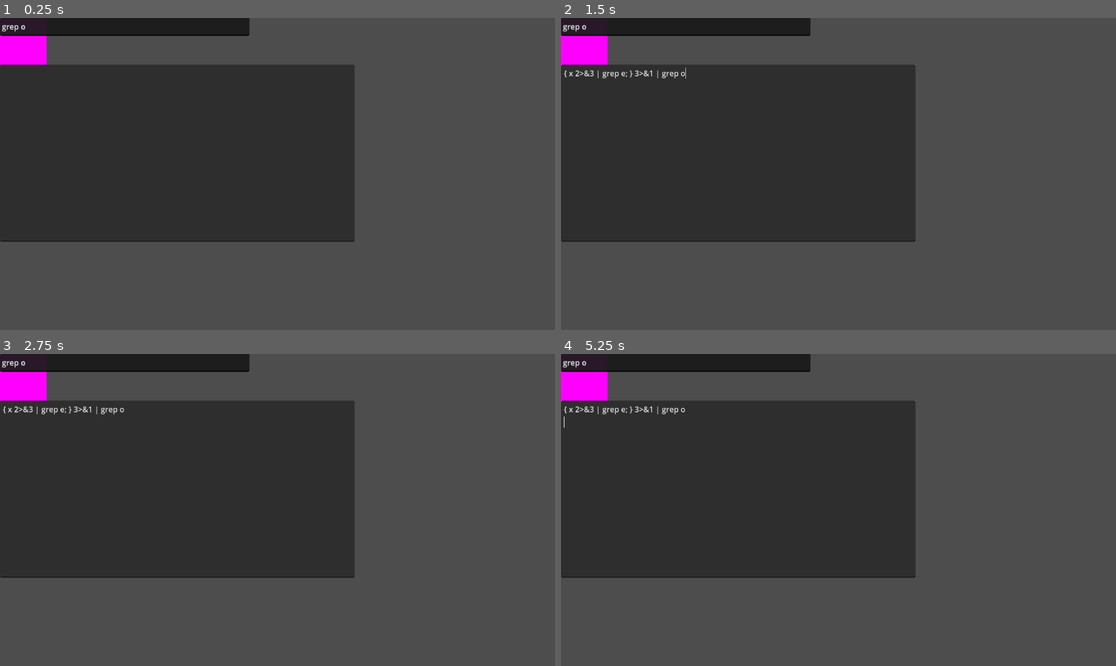
Above: before the commit, frames 1-4 (two rows, left to right).
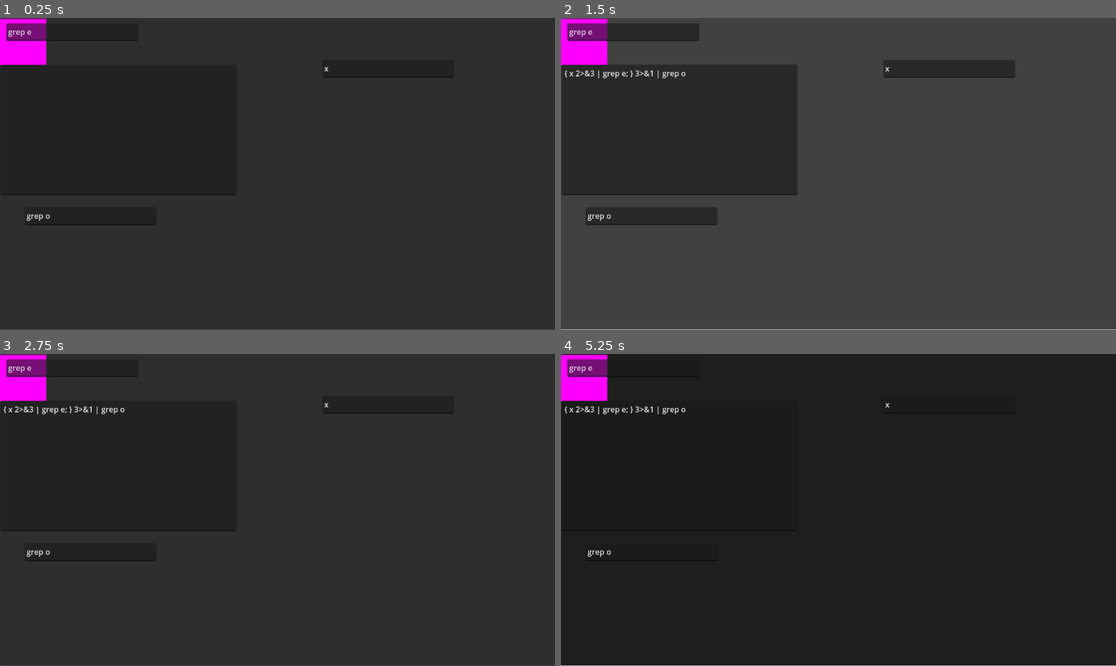
Above: after the commit, the same moments.

Repository: Ki11erRabbit/GUI-Shell
Game: Godot game, scene res://Shell/Shell.tscn
Same seed, same stepped clock (60 frames per second), same inputs: the game is played once before the commit and once after it.
Inputs (mouse positions are in pixels of both pictures, inside the frame that each line leads up to; where the layout moved, square brackets give the same spot in the first picture):
- Up to frame 1 (0.25 s): no input
- Up to frame 2 (1.5 s): click (583, 42) [583, 39] at 0.5 s; click (838, 174) at 1.27 s
- Up to frame 3 (2.75 s): click (22, 378) [22, 375] at 2 s
- Up to frame 4 (5.25 s): click (838, 510) at 2.77 s; click (583, 378) [583, 375] at 3.5 s; click (838, 510) at 4.27 s; tap Enter at 5 s; move the mouse to (960, 494) at 5.02 s; click (960, 494) at 5.17 s

The runs differ from the first frame. In frame 1, 61% of the frame differs, in the area x 0-100%, y 0-100%; in frame 2, 4.3%; in frame 3, 61%; in frame 4, 62%.

Commit message:
made the output window and nodes dragable

Diff:
--- a/Command/Command.gd
+++ b/Command/Command.gd
@@ -1,4 +1,4 @@
-extends Node2D
+extends CharacterBody2D
 
 class_name Command
 @export var command: String
@@ -40,3 +40,35 @@
 # Called every frame. 'delta' is the elapsed time since the previous frame.
 func _process(delta):
 	pass
+
+var draggingDistance
+var dir
+var dragging
+var newPosition = Vector2()
+var mouse_in = false
+
+func mouse_entered():
+	mouse_in = true
+
+func mouse_exited():
+	mouse_in = false
+
+
+func _physics_process(delta):
+	if dragging:
+		velocity = (newPosition - position) * Vector2(30, 30)
+		move_and_slide()
+
+func _input(event):
+	if event is InputEventMouseButton:
+		if event.is_pressed() && mouse_in:
+			draggingDistance = position.distance_to(get_viewport().get_mouse_position())
+			dir = (get_viewport().get_mouse_position() - position).normalized()
+			dragging = true
+			newPosition = get_viewport().get_mouse_position() - draggingDistance * dir
+		else:
+			dragging = false
+
+	elif event is InputEventMouseMotion:
+		if dragging:
+			newPosition = get_viewport().get_mouse_position() - draggingDistance * dir
--- a/Command/command.tscn
+++ b/Command/command.tscn
@@ -1,10 +1,27 @@
-[gd_scene load_steps=2 format=3 uid="uid://0yfnrrqghgqh"]
+[gd_scene load_steps=3 format=3 uid="uid://0yfnrrqghgqh"]
 
 [ext_resource type="Script" path="res://Command/Command.gd" id="1_iiphf"]
 
-[node name="Command" type="Node2D"]
+[sub_resource type="CapsuleShape2D" id="CapsuleShape2D_twjiu"]
+radius = 29.0
+height = 302.0
+
+[node name="Command" type="CharacterBody2D"]
+collision_layer = 2
+collision_mask = 0
+input_pickable = true
 script = ExtResource("1_iiphf")
 
 [node name="TextEdit" type="TextEdit" parent="."]
-offset_right = 518.0
-offset_bottom = 37.0
+offset_left = 13.0
+offset_top = 11.0
+offset_right = 287.0
+offset_bottom = 48.0
+
+[node name="CollisionShape2D" type="CollisionShape2D" parent="."]
+position = Vector2(152, 29)
+rotation = 1.5708
+shape = SubResource("CapsuleShape2D_twjiu")
+
+[connection signal="mouse_entered" from="." to="." method="mouse_entered"]
+[connection signal="mouse_exited" from="." to="." method="mouse_exited"]
--- a/Output/Output.gd
+++ b/Output/Output.gd
@@ -1,6 +1,8 @@
-extends Control
+extends CharacterBody2D
 
 signal compile
+
+
 
 # Called when the node enters the scene tree for the first time.
 func _ready():
@@ -19,3 +21,35 @@
 func set_text(str: String):
 	$CodeEdit.text = str
 	#$CodeEdit.set_code_hint("bash")
+
+var draggingDistance
+var dir
+var dragging
+var newPosition = Vector2()
+var mouse_in = false
+
+func mouse_entered():
+	mouse_in = true
+
+func mouse_exited():
+	mouse_in = false
+
+
+func _physics_process(delta):
+	if dragging:
+		velocity = (newPosition - position) * Vector2(30, 30)
+		move_and_slide()
+
+func _input(event):
+	if event is InputEventMouseButton:
+		if event.is_pressed() && mouse_in:
+			draggingDistance = position.distance_to(get_viewport().get_mouse_position())
+			dir = (get_viewport().get_mouse_position() - position).normalized()
+			dragging = true
+			newPosition = get_viewport().get_mouse_position() - draggingDistance * dir
+		else:
+			dragging = false
+
+	elif event is InputEventMouseMotion:
+		if dragging:
+			newPosition = get_viewport().get_mouse_position() - draggingDistance * dir
--- a/Output/Output.tscn
+++ b/Output/Output.tscn
@@ -1,33 +1,38 @@
-[gd_scene load_steps=3 format=3 uid="uid://0dvlw6s6ksl6"]
+[gd_scene load_steps=4 format=3 uid="uid://0dvlw6s6ksl6"]
 
 [ext_resource type="Script" path="res://Output/Output.gd" id="1_271wj"]
 
-[sub_resource type="PlaceholderTexture2D" id="PlaceholderTexture2D_inxdf"]
+[sub_resource type="PlaceholderTexture2D" id="PlaceholderTexture2D_lwhuk"]
 
-[node name="Output" type="Control"]
-layout_mode = 3
-anchors_preset = 15
-anchor_right = 1.0
-anchor_bottom = 1.0
-grow_horizontal = 2
-grow_vertical = 2
+[sub_resource type="RectangleShape2D" id="RectangleShape2D_tjkjg"]
+size = Vector2(395, 97)
+
+[node name="Output" type="CharacterBody2D"]
+position = Vector2(0, 36)
+input_pickable = true
 script = ExtResource("1_271wj")
 
+[node name="TextureButton" type="TextureButton" parent="."]
+offset_top = -35.0
+offset_right = 96.0
+offset_bottom = 62.0
+
+[node name="Sprite2D" type="Sprite2D" parent="TextureButton"]
+position = Vector2(48, 49)
+scale = Vector2(95.75, 95.75)
+texture = SubResource("PlaceholderTexture2D_lwhuk")
+
 [node name="CodeEdit" type="CodeEdit" parent="."]
-layout_mode = 0
-offset_top = 97.0
-offset_right = 736.0
-offset_bottom = 465.0
+offset_left = 1.0
+offset_top = 61.0
+offset_right = 491.0
+offset_bottom = 332.0
 code_completion_enabled = true
 
-[node name="TextureButton" type="TextureButton" parent="."]
-layout_mode = 0
-offset_right = 97.0
-offset_bottom = 97.0
+[node name="TitleBar" type="CollisionShape2D" parent="."]
+position = Vector2(293.5, 12.5)
+shape = SubResource("RectangleShape2D_tjkjg")
 
-[node name="Sprite2D" type="Sprite2D" parent="TextureButton"]
-position = Vector2(48.25, 48.25)
-scale = Vector2(97.5, 97.5)
-texture = SubResource("PlaceholderTexture2D_inxdf")
-
+[connection signal="mouse_entered" from="." to="." method="mouse_entered"]
+[connection signal="mouse_exited" from="." to="." method="mouse_exited"]
 [connection signal="pressed" from="TextureButton" to="." method="_on_texture_button_pressed"]
--- a/Shell/Shell.tscn
+++ b/Shell/Shell.tscn
@@ -14,13 +14,18 @@
 grow_vertical = 2
 script = ExtResource("1_m7mfy")
 
+[node name="Button" type="Button" parent="."]
+layout_mode = 0
+offset_right = 1153.0
+offset_bottom = 647.0
+
 [node name="Output" parent="." instance=ExtResource("2_yqh6r")]
-layout_mode = 1
 
 [node name="Context" type="Node2D" parent="."]
 script = ExtResource("3_8qpbt")
 
 [node name="Test" parent="Context" node_paths=PackedStringArray("stdout", "stderr") instance=ExtResource("4_gh245")]
+position = Vector2(656, 76)
 command = "x"
 stdout = NodePath("../grep e")
 stderr = NodePath("../grep o")
@@ -29,4 +34,5 @@
 command = "grep e"
 
 [node name="grep o" parent="Context" instance=ExtResource("4_gh245")]
+position = Vector2(38, 382)
 command = "grep o"
